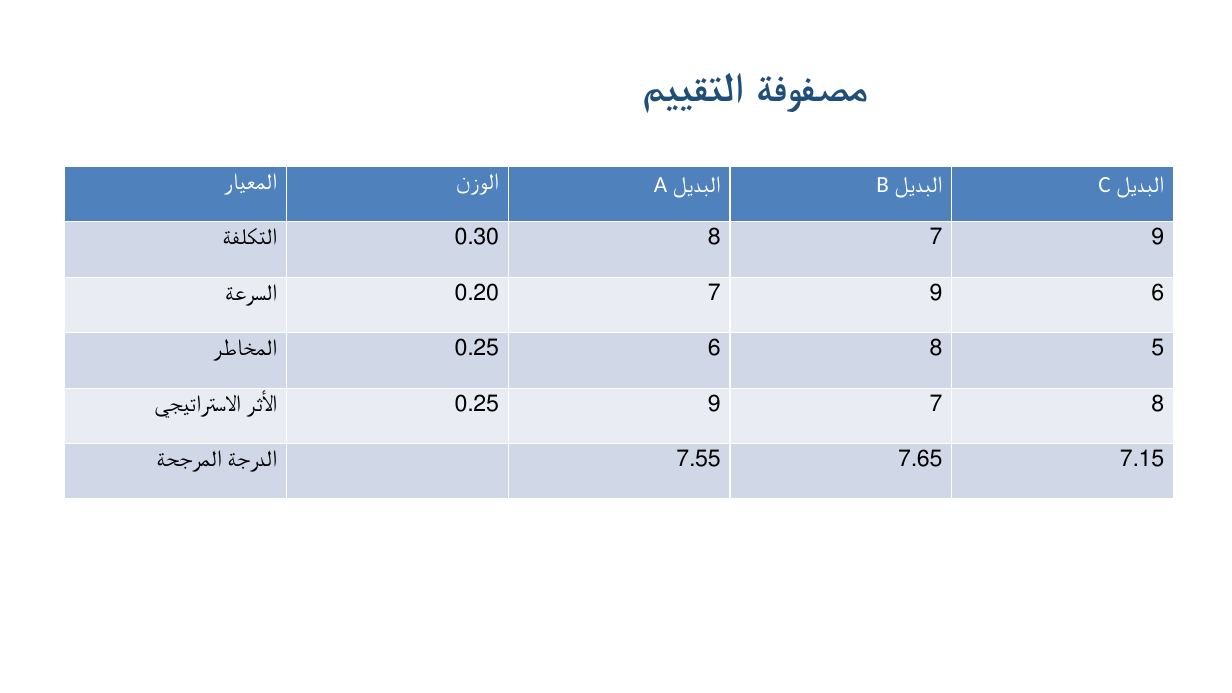
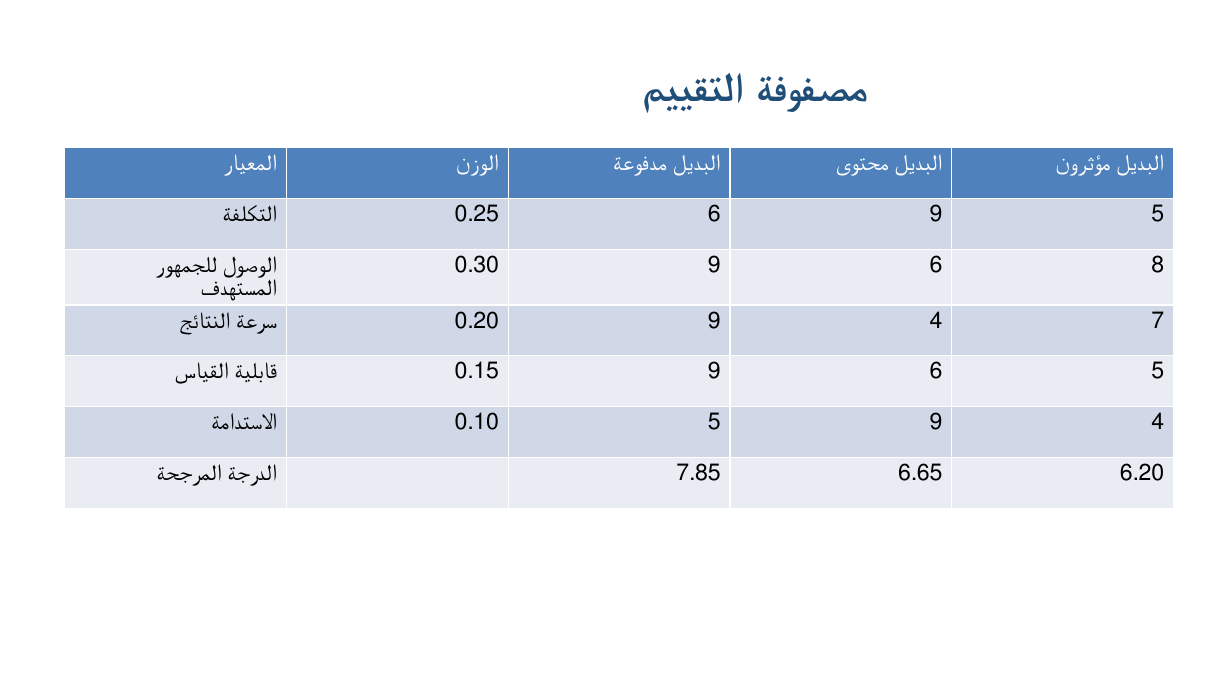
Before and after one commit to sayedelazameydesign-crypto/cela.ai, a slide deck: slide 8 of docs/decision-model/decision-model.pptx. Drawn at 1232x693 pixels with LibreOffice and Linux fonts; fonts in the diff are those of the drawing. Boxes give left, top, right and bottom in pixels: in the first picture for what was removed or moved away, otherwise in the second. Text is boxed around its words. In the diff, an @@ line names an element or a change of style, - is before the commit and + after.

```diff
--- a/docs/decision-model/decision-model.pptx
+++ b/docs/decision-model/decision-model.pptx
@@ table at box(65, 148, 1174, 504) @@
-row 1: المعيار | الوزن | البديل A | البديل B | البديل C
-row 2: التكلفة | 0.30 | 8 | 7 | 9
-row 3: السرعة | 0.20 | 7 | 9 | 6
-row 4: المخاطر | 0.25 | 6 | 8 | 5
-row 5: الأثر الاستراتيجي | 0.25 | 9 | 7 | 8
-row 6: الدرجة المرجحة |  | 7.55 | 7.65 | 7.15
+row 1: المعيار | الوزن | البديل مدفوعة | البديل محتوى | البديل مؤثرون
+row 2: التكلفة | 0.25 | 6 | 9 | 5
+row 3: الوصول للجمهور المستهدف | 0.30 | 9 | 6 | 8
+row 4: سرعة النتائج | 0.20 | 9 | 4 | 7
+row 5: قابلية القياس | 0.15 | 9 | 6 | 5
+row 6: الاستدامة | 0.10 | 5 | 9 | 4
+row 7: الدرجة المرجحة |  | 7.85 | 6.65 | 6.20
@@ table: place and size @@
-table at box(65, 166, 1174, 499)
+table at box(65, 148, 1174, 504)
```
Also in this commit, not shown: 6 other slides changed, 1 slide added, 1 slide removed, 9 other files.
